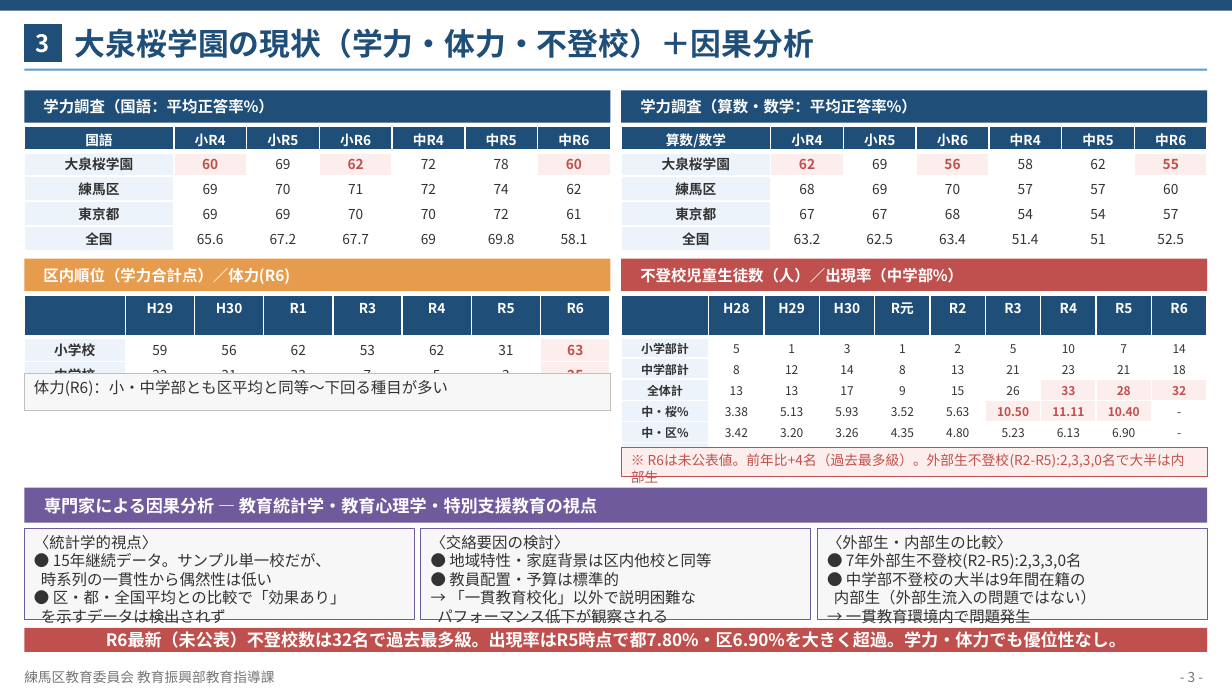
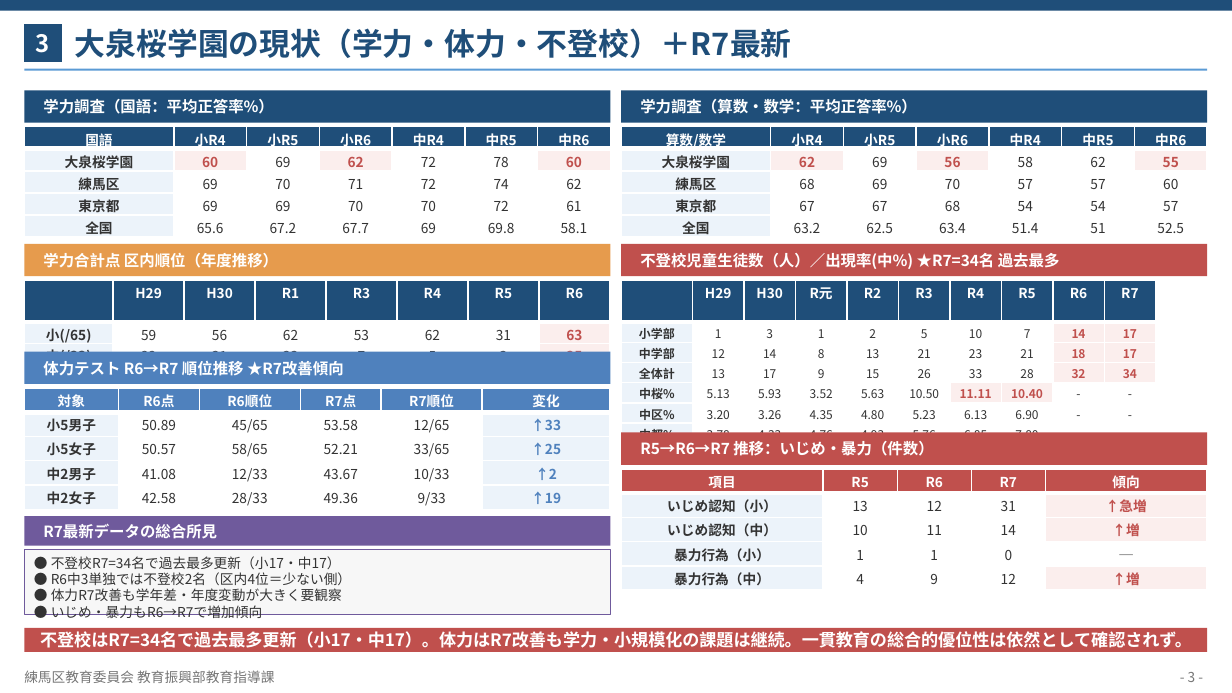
Before and after one commit to contynet730-star/con30, a slide deck: slide 4 of output/小中一貫教育（大泉桜学園）_改良版.pptx. Drawn at 1232x693 pixels with LibreOffice and Linux fonts; fonts in the diff are those of the drawing. Boxes give left, top, right and bottom in pixels: in the first picture for what was removed or moved away, otherwise in the second. Text is boxed around its words. In the diff, an @@ line names an element or a change of style, - is before the commit and + after.

```diff
--- a/output/小中一貫教育（大泉桜学園）_改良版.pptx
+++ b/output/小中一貫教育（大泉桜学園）_改良版.pptx
@@ text at (75,28,792,58): text changed @@
-大泉桜学園の現状（学力・体力・不登校）＋因果分析
+大泉桜学園の現状（学力・体力・不登校）＋R7最新
@@ table: place and size @@
-table at (25,127,610,252)
+table at (25,127,610,241)
@@ table: place and size @@
-table at (621,127,1206,252)
+table at (621,127,1206,241)
@@ rectangle "学力合計点 区内順位（年度推移）": place and size @@
-rectangle "学力合計点 区内順位（年度推移）" at (25,259,611,291)
+rectangle "学力合計点 区内順位（年度推移）" at (25,244,611,276)
@@ text in rectangle at (43,253,278,268): text changed @@
-区内順位（学力合計点）／体力(R6)
+学力合計点 区内順位（年度推移）
@@ rectangle "不登校児童生徒数（人）／出現率(中%) ★R7=34名 過去最多": place and size @@
-rectangle "不登校児童生徒数（人）／出現率(中%) ★R7=34名 過去最多" at (621,259,1207,291)
+rectangle "不登校児童生徒数（人）／出現率(中%) ★R7=34名 過去最多" at (621,244,1207,276)
@@ text in rectangle at (640,253,1060,269): text changed @@
-不登校児童生徒数（人）／出現率（中学部%）
+不登校児童生徒数（人）／出現率(中%) ★R7=34名 過去最多
@@ table at (25,280,614,370) @@
-row 2, column 1: 小学校
+row 2, column 1: 小(/65)
-row 3, column 1: 中学校
+row 3, column 1: 中(/33)
@@ table: place and size @@
-table at (25,296,609,388)
+table at (25,280,614,370)
@@ table at (621,280,1158,446) @@
-row 1:  | H28 | H29 | H30 | R元 | R2 | R3 | R4 | R5 | R6
+row 1:  | H29 | H30 | R元 | R2 | R3 | R4 | R5 | R6 | R7
-row 2: 小学部計 | 5 | 1 | 3 | 1 | 2 | 5 | 10 | 7 | 14
+row 2: 小学部 | 1 | 3 | 1 | 2 | 5 | 10 | 7 | 14 | 17
-row 3: 中学部計 | 8 | 12 | 14 | 8 | 13 | 21 | 23 | 21 | 18
+row 3: 中学部 | 12 | 14 | 8 | 13 | 21 | 23 | 21 | 18 | 17
-row 4: 全体計 | 13 | 13 | 17 | 9 | 15 | 26 | 33 | 28 | 32
+row 4: 全体計 | 13 | 17 | 9 | 15 | 26 | 33 | 28 | 32 | 34
-row 5: 中・桜% | 3.38 | 5.13 | 5.93 | 3.52 | 5.63 | 10.50 | 11.11 | 10.40 | -
+row 5: 中桜% | 5.13 | 5.93 | 3.52 | 5.63 | 10.50 | 11.11 | 10.40 | - | -
-row 6: 中・区% | 3.42 | 3.20 | 3.26 | 4.35 | 4.80 | 5.23 | 6.13 | 6.90 | -
+row 6: 中区% | 3.20 | 3.26 | 4.35 | 4.80 | 5.23 | 6.13 | 6.90 | - | -
-row 7: 中・都% | 3.6 | 3.78 | 4.33 | 4.76 | 4.93 | 5.76 | 6.85 | 7.80 | -
+row 7: 中都% | 3.78 | 4.33 | 4.76 | 4.93 | 5.76 | 6.85 | 7.80 | - | -
@@ fill #FFFFFF to #FBEEED in 4 cells @@
@@ fill #FBEEED to #FFFFFF in 2 cells @@
@@ table: place and size @@
-table at (621,296,1207,466)
+table at (621,280,1158,446)
@@ rectangle added at (25,351,611,383), fill #4F81BD, 9 pt, text #FFFFFF, bold @@
+体力テスト R6→R7 順位推移 ★R7改善傾向
@@ rectangle removed at (25,373,611,411) @@
-体力(R6)：小・中学部とも区平均と同等～下回る種目が多い
@@ table added at (25,388,612,510), 5 rows, 6 columns @@
+対象 | R6点 | R6順位 | R7点 | R7順位 | 変化
+小5男子 | 50.89 | 45/65 | 53.58 | 12/65 | ↑33
+小5女子 | 50.57 | 58/65 | 52.21 | 33/65 | ↑25
+中2男子 | 41.08 | 12/33 | 43.67 | 10/33 | ↑2
+中2女子 | 42.58 | 28/33 | 49.36 | 9/33 | ↑19
@@ rectangle removed at (621,447,1207,477) @@
-※ R6は未公表値。前年比+4名（過去最多級）。外部生不登校(R2-R5):2,3,3,0名で大半は内部生
@@ rectangle added at (621,432,1207,464), fill #C0504D, 9 pt, text #FFFFFF, bold @@
+R5→R6→R7 推移：いじめ・暴力（件数）
@@ table added at (621,469,1206,590), 5 rows, 5 columns @@
+項目 | R5 | R6 | R7 | 傾向
+いじめ認知（小） | 13 | 12 | 31 | ↑急増
+いじめ認知（中） | 10 | 11 | 14 | ↑増
+暴力行為（小） | 1 | 1 | 0 | ─
+暴力行為（中） | 4 | 9 | 12 | ↑増
@@ rectangle removed at (25,488,1207,522) @@
-専門家による因果分析 ― 教育統計学・教育心理学・特別支援教育の視点
@@ rectangle removed at (25,529,414,620) @@
-〈統計学的視点〉
-● 15年継続データ。サンプル単一校だが、
-時系列の一貫性から偶然性は低い
-● 区・都・全国平均との比較で「効果あり」
-を示すデータは検出されず
@@ rectangle added at (25,516,611,546), fill #6F5A9C, 9 pt, text #FFFFFF, bold @@
+R7最新データの総合所見
@@ rectangle removed at (421,529,811,620) @@
-〈交絡要因の検討〉
-● 地域特性・家庭背景は区内他校と同等
-● 教員配置・予算は標準的
-→ 「一貫教育校化」以外で説明困難な
-パフォーマンス低下が観察される
@@ rectangle "● 不登校R7=34名で過去最多更新（小17・中17）": place and size @@
-rectangle "● 不登校R7=34名で過去最多更新（小17・中17）" at (817,529,1206,620)
+rectangle "● 不登校R7=34名で過去最多更新（小17・中17）" at (25,549,611,614)
@@ text in rectangle at (51,556,351,618): text changed; size 9 to 8 pt @@
-〈外部生・内部生の比較〉
-● 7年外部生不登校(R2-R5):2,3,3,0名
-● 中学部不登校の大半は9年間在籍の
-内部生（外部生流入の問題ではない）
-→ 一貫教育環境内で問題発生
+● 不登校R7=34名で過去最多更新（小17・中17）
+● R6中3単独では不登校2名（区内4位＝少ない側）
+● 体力R7改善も学年差・年度変動が大きく要観察
+● いじめ・暴力もR6→R7で増加傾向
@@ text in rectangle at (40,631,1192,648): text changed @@
-R6最新（未公表）不登校数は32名で過去最多級。出現率はR5時点で都7.80%・区6.90%を大きく超過。学力・体力でも優位性なし。
+不登校はR7=34名で過去最多更新（小17・中17）。体力はR7改善も学力・小規模化の課題は継続。一貫教育の総合的優位性は依然として確認されず。
```
Also in this commit, not shown: 1 other slide changed, 1 slide added, 2 other files.
